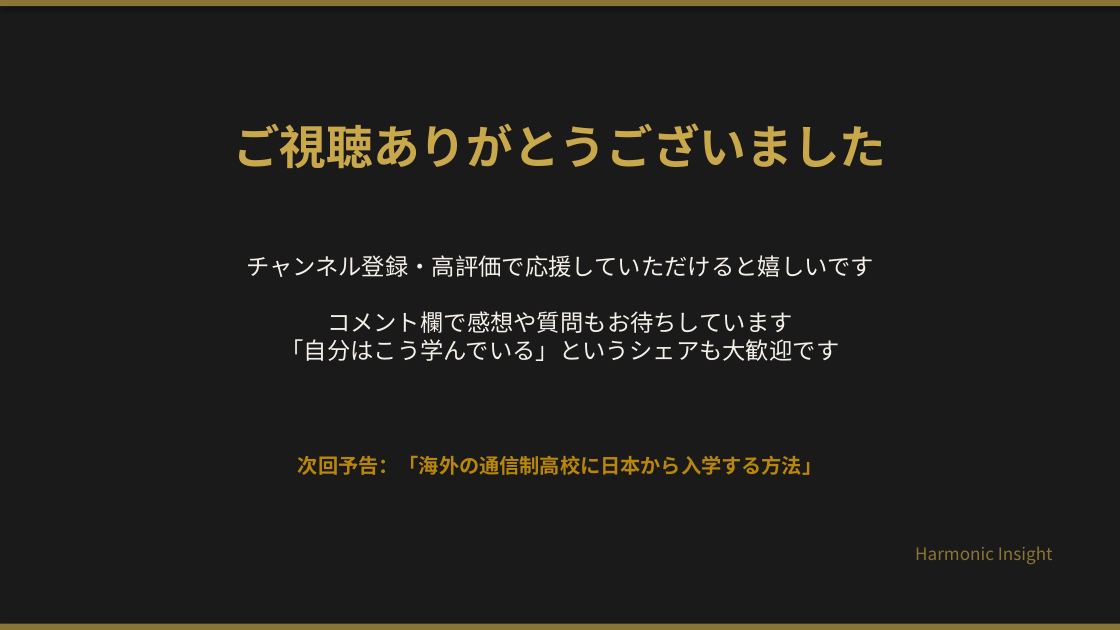
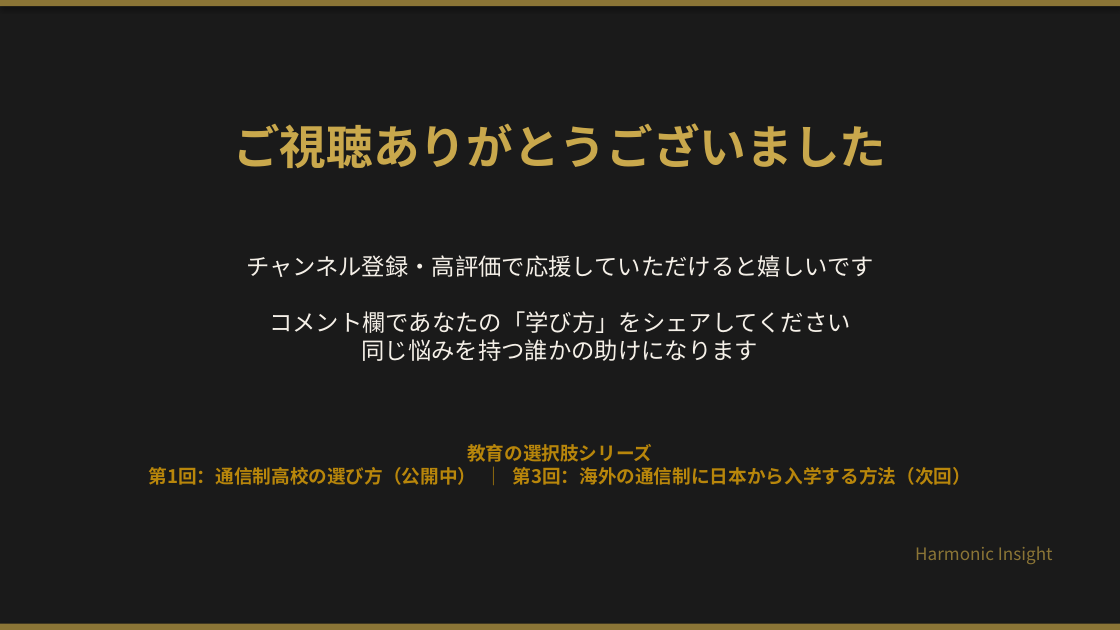
Before and after one commit to HarmonicInsight/Movie_Contents, a slide deck: slide 16 of 海外学習_留学_グローバルオンライン教育_プレゼンテーション.pptx. Drawn at 1120x630 pixels with LibreOffice and Linux fonts; fonts in the diff are those of the drawing. Boxes give left, top, right and bottom in pixels: in the first picture for what was removed or moved away, otherwise in the second. Text is boxed around its words. In the diff, an @@ line names an element or a change of style, - is before the commit and + after.

```diff
--- a/海外学習_留学_グローバルオンライン教育_プレゼンテーション.pptx
+++ b/海外学習_留学_グローバルオンライン教育_プレゼンテーション.pptx
@@ text at <box>246,255,874,361</box>: text changed @@
-チャンネル登録・高評価で応援していただけると嬉しいです
-コメント欄で感想や質問もお待ちしています
-「自分はこう学んでいる」というシェアも大歓迎です
+チャンネル登録・高評価で応援していただけると嬉しいです
+コメント欄であなたの「学び方」をシェアしてください
+同じ悩みを持つ誰かの助けになります
@@ text at <box>148,444,971,485</box>: text changed; size 13 to 12 pt @@
-次回予告：「海外の通信制高校に日本から入学する方法」
+教育の選択肢シリーズ
+第1回：通信制高校の選び方（公開中） │ 第3回：海外の通信制に日本から入学する方法（次回）
```
Also in this commit, not shown: 7 other slides changed, 1 other file.
